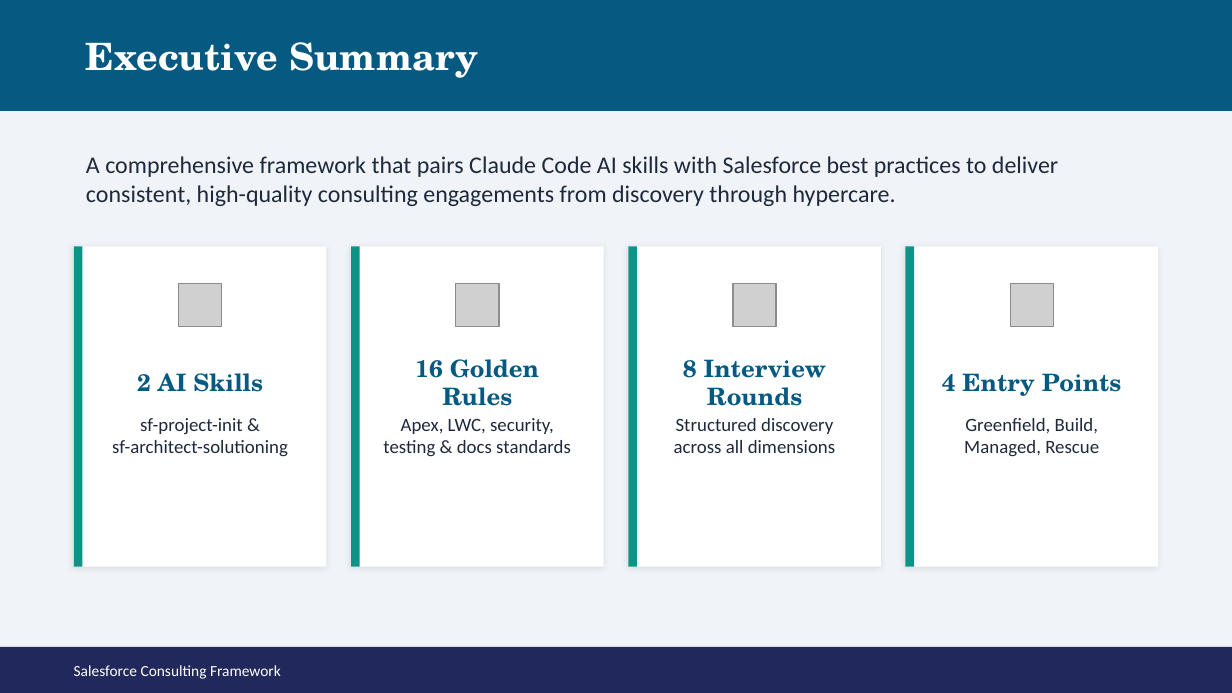
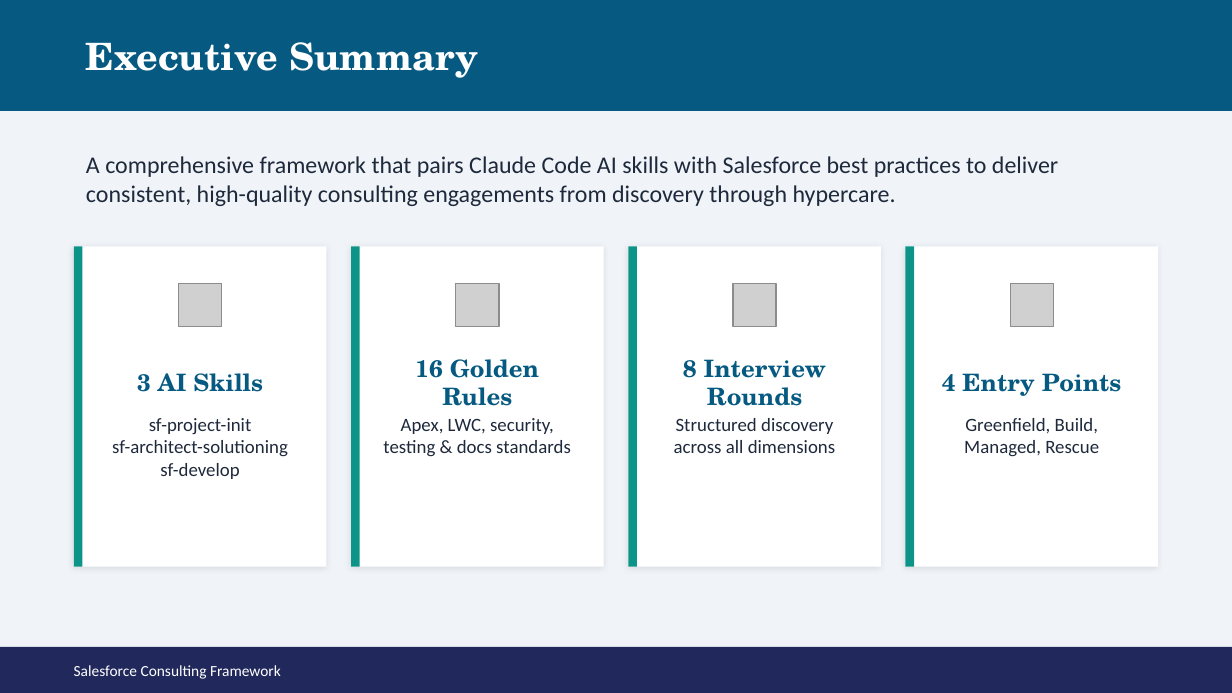
Before and after one commit to Mar5929/sf-consulting-framework, a slide deck: slide 2 of reference/salesforce-consulting-frameworkV2.pptx. Drawn at 1232x693 pixels with LibreOffice and Linux fonts; fonts in the diff are those of the drawing; grey boxes stand for pictures. Boxes give left, top, right and bottom in pixels: in the first picture for what was removed or moved away, otherwise in the second. Text is boxed around its words. In the diff, an @@ line names an element or a change of style, - is before the commit and + after.

Commit message:
feat: Update sf-develop skill references and enhance documentation across multiple files

```diff
--- a/reference/salesforce-consulting-frameworkV2.pptx
+++ b/reference/salesforce-consulting-frameworkV2.pptx
@@ text at [137,373,263,392]: text changed @@
-2 AI Skills
+3 AI Skills
@@ text at [149,418,252,435]: text changed @@
-sf-project-init &
+sf-project-init
@@ text at [160,463,239,479]: paragraph added @@
+sf-develop
```
Also in this commit, not shown: 11 other slides changed, 9 other files.
